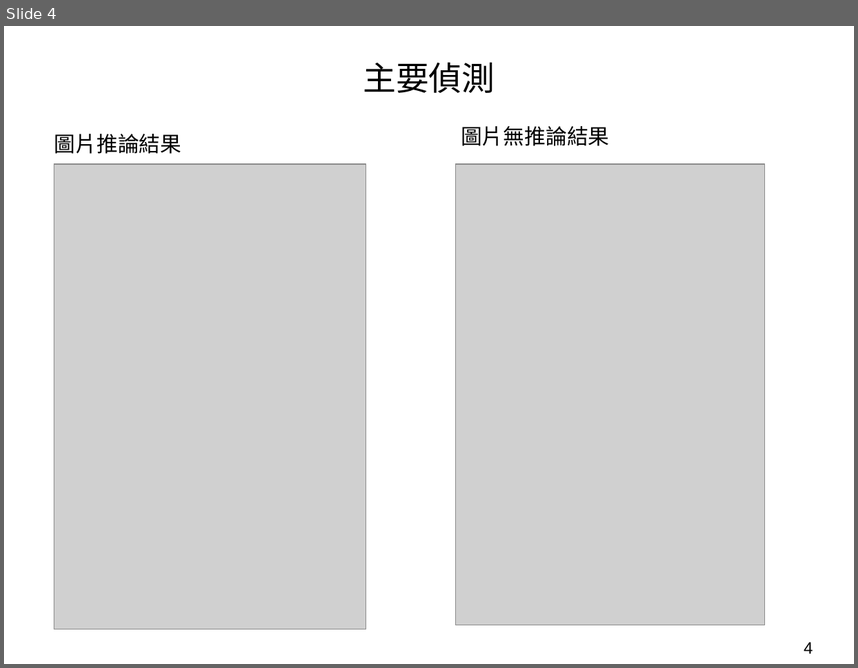
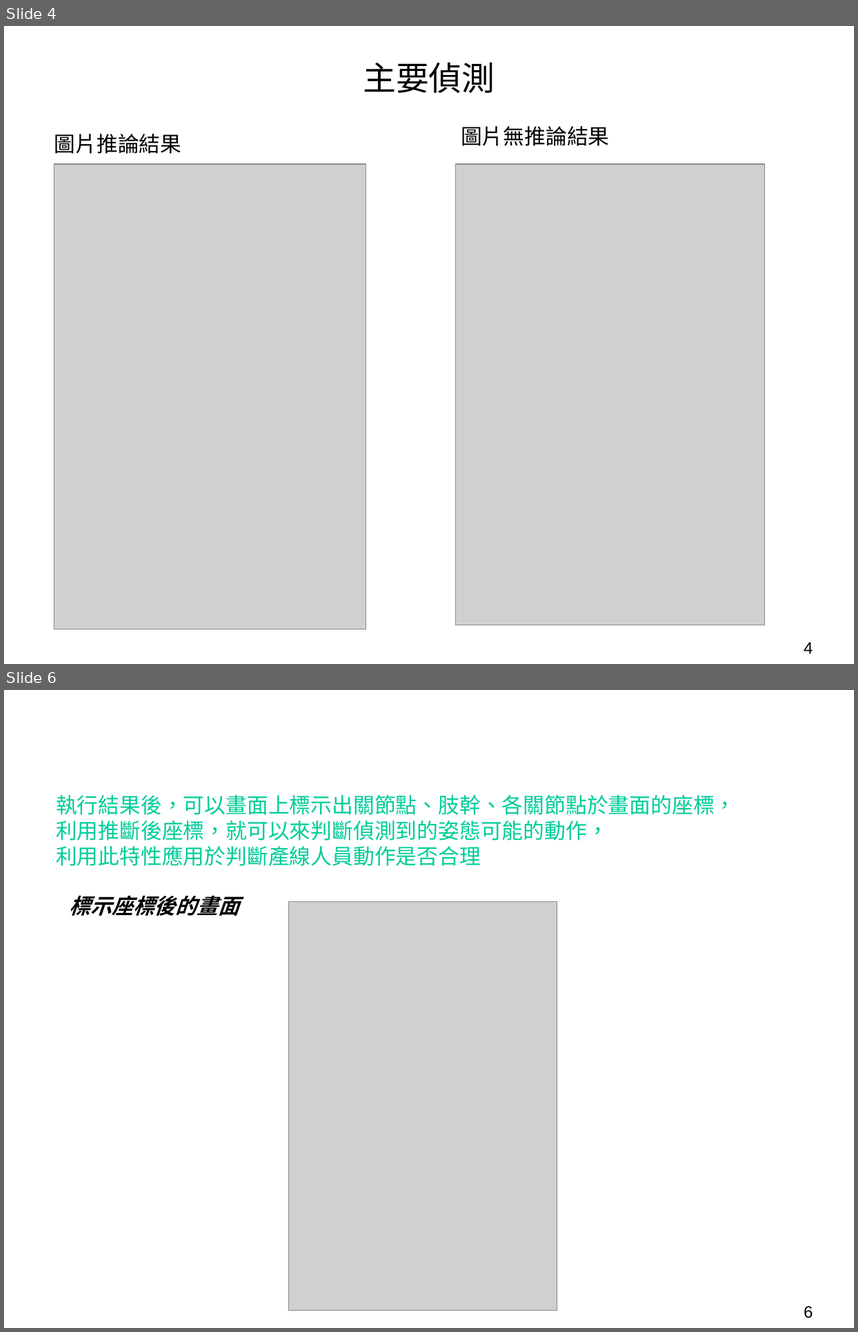
Before and after one commit to GITCODE1688/yolov7, a slide deck: 影像.ppt. Shown one above the other, each under a label of ours: slide 4 before the commit, slides 4 and 6 after it; the slides between them are not shown. The pictures are 858x668 and 858x1332 pixels, drawn with LibreOffice and Linux fonts; fonts in the diff are those of the drawing; grey boxes stand for pictures. Boxes give left, top, right and bottom in pixels: in the first picture for what was removed or moved away, otherwise in the second. Text is boxed around its words. In the diff, an @@ line names an element or a change of style, - is before the commit and + after.

```diff
--- a/影像.ppt
+++ b/影像.ppt
@@ slide 6 added at <box>4,690,854,1328</box>, background #FFFFFF @@
@@ text added at <box>56,794,736,866</box>, 18 pt, text #00CC99 @@
+執行結果後，可以畫面上標示出關節點、肢幹、各關節點於畫面的座標，
+利用推斷後座標，就可以來判斷偵測到的姿態可能的動作，
+利用此特性應用於判斷產線人員動作是否合理
@@ text added at <box>70,895,239,916</box>, 18 pt, text #000000, bold, italic @@
+標示座標後的畫面
@@ picture added at <box>289,902,557,1310</box> @@
@@ page number added at <box>804,1305,813,1318</box>, 14 pt, text #000000 @@
+6
```
Also in this commit, not shown: 1 other slide added, 2 slides removed, 4 other files.
